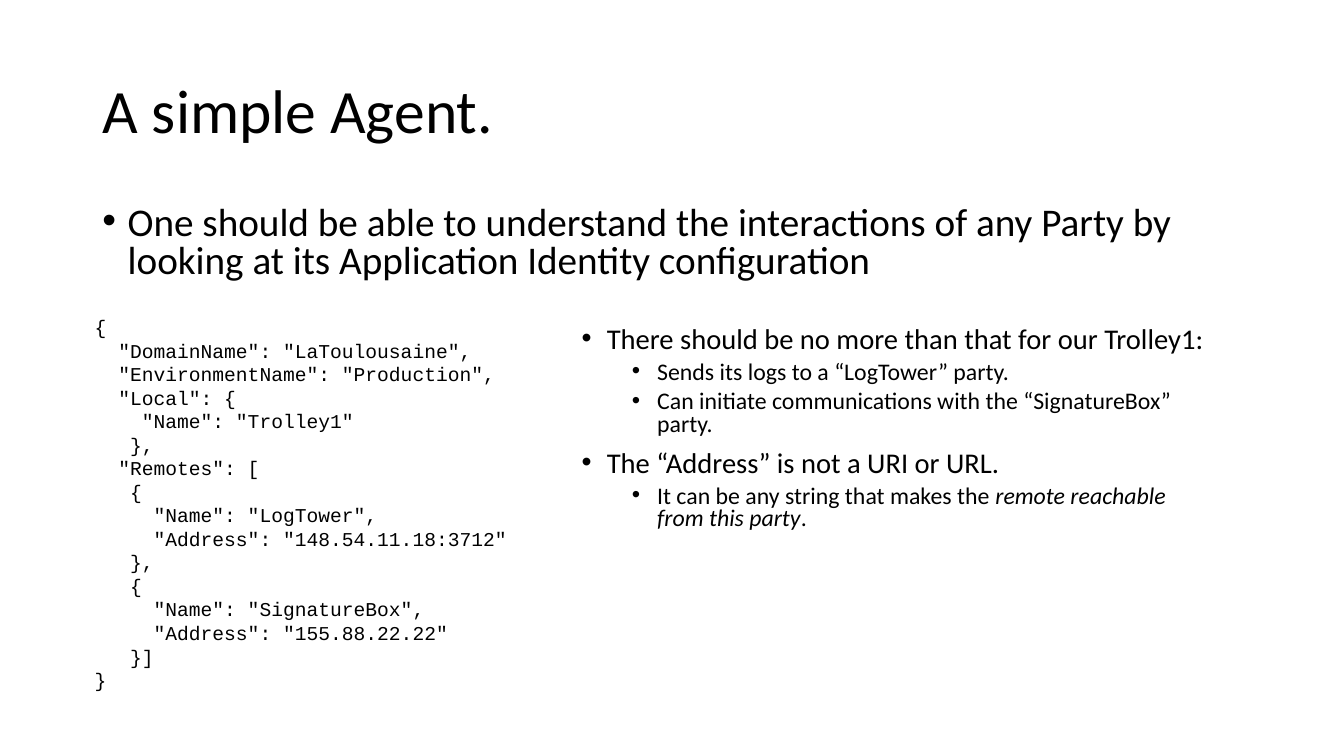
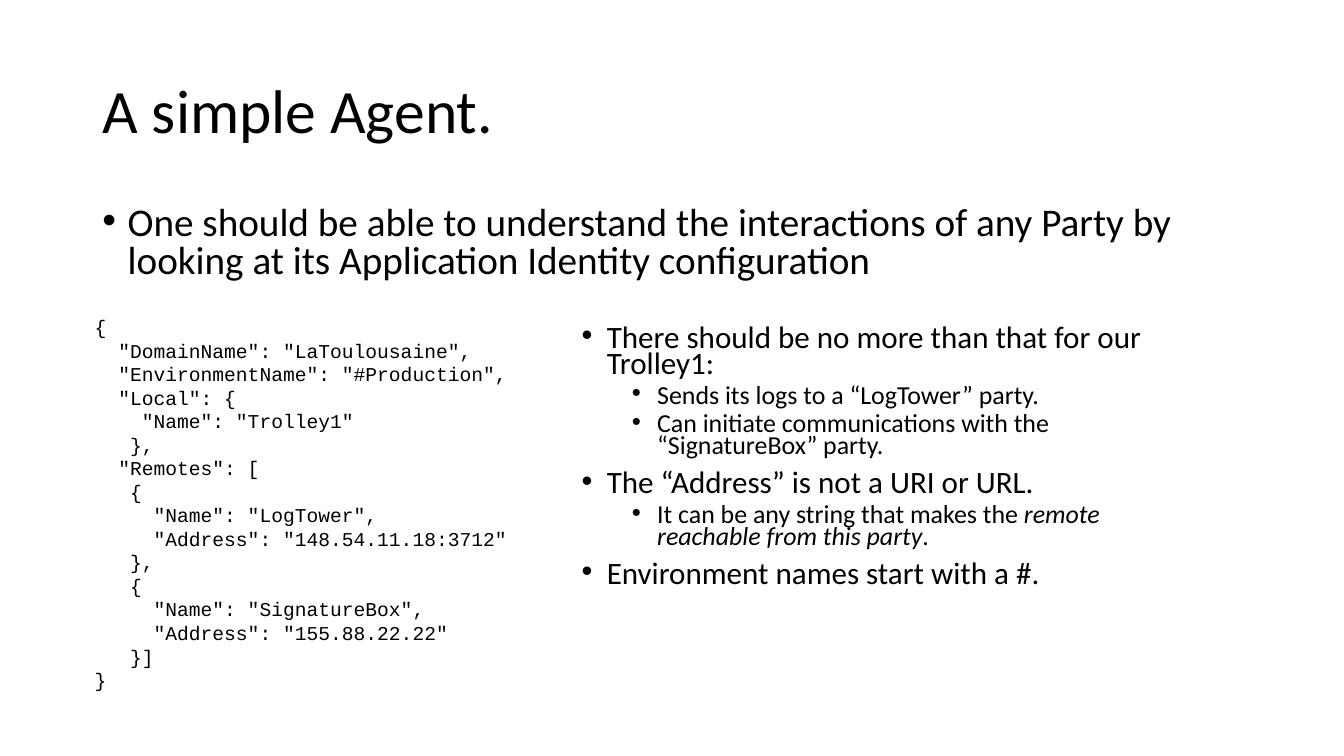
Before and after one commit to signature-opensource/CK-AppIdentity-Transport, a slide deck: slide 5 of Doc/CK-AppIdentity.pptx. Drawn at 1344x756 pixels with LibreOffice and Linux fonts; fonts in the diff are those of the drawing. Boxes give left, top, right and bottom in pixels: in the first picture for what was removed or moved away, otherwise in the second. Text is boxed around its words. In the diff, an @@ line names an element or a change of style, - is before the commit and + after.

```diff
--- a/Doc/CK-AppIdentity.pptx
+++ b/Doc/CK-AppIdentity.pptx
@@ text at (607, 326, 1141, 550): size 20.4 to 22.2 pt in "There should be no more than that ...", "The “Address” is not a URI or ..."; size 17 to 18.5 pt in "Sends its logs to a “LogTower” party.", "Can initiate communications with the “SignatureBox” party.", "It can be any string that makes ..."; line spacing 0.8 to 0.7 @@
@@ text at (118, 367, 507, 385): text changed @@
-"EnvironmentName": "Production",
+"EnvironmentName": "#Production",
@@ text at (607, 562, 1009, 585): paragraph added @@
+• Environment names start with a #.
```
Also in this commit, not shown: 13 other slides changed, 2 slides added, 19 other files.
